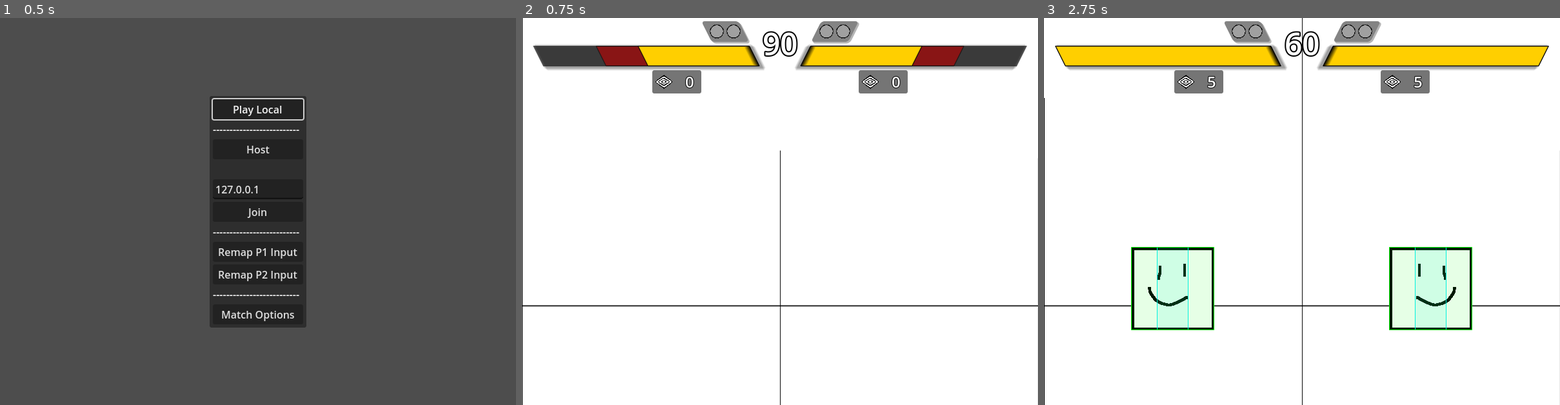
Above: before the commit, frames 1-3 (left to right).
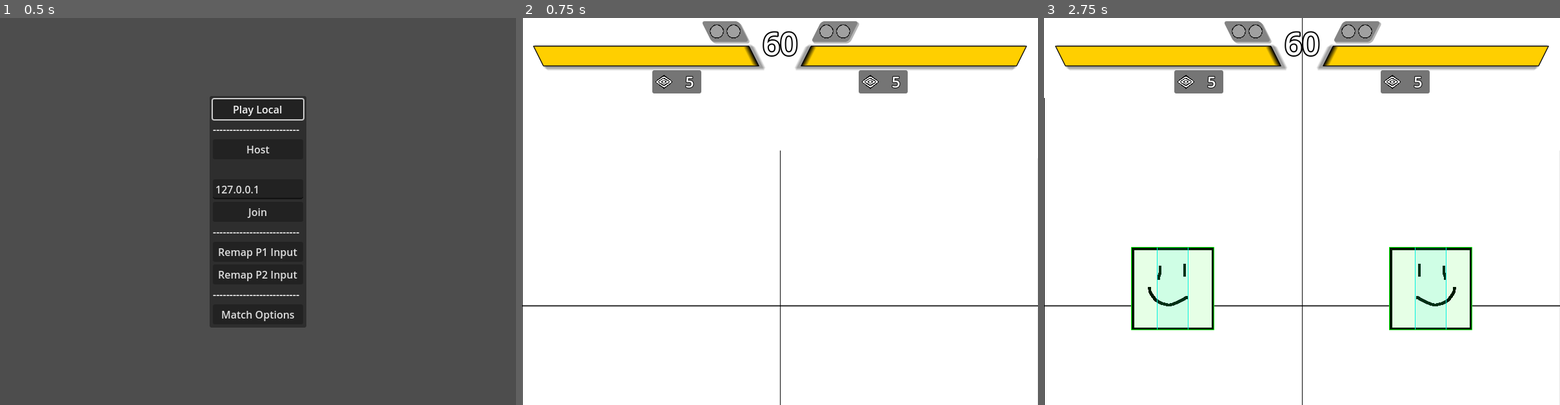
Above: after the commit, the same moments.

Repository: SamBumgardner/spellstrike
Game: Godot game, scene res://network/main.tscn
Same seed, same stepped clock (60 frames per second), same inputs: the game is played once before the commit and once after it.
Inputs (mouse positions are in pixels of both pictures, inside the frame that each line leads up to):
- Up to frame 1 (0.5 s): no input
- Up to frame 2 (0.75 s): click "Play Local" at 0.5 s
- Up to frame 3 (2.75 s): tap Enter at 1.25 s; move the mouse to (1415, 192) at 1.27 s; hold Up 1.28-2 s; click (1415, 192) at 1.42 s; tap Space at 2 s; drag from (1198, 230) to (1276, 288) at 2.02 s

Frame 1 is identical in both runs. In frame 2, 2.5% of the frame differs, in the area x 2-98%, y 3-19%; in frame 3, nothing differs.

Commit message:
improve default values shown as combat starts

Diff:
--- a/game/TestGameplay.gd
+++ b/game/TestGameplay.gd
@@ -82,8 +82,11 @@
     wins_manager.game_won.connect(_on_game_won)
     wins_manager.play_next_round.connect(_on_play_next_round)
 
+    round_timer_display.set_initial_display(match_options.default_ticks_per_round)
     for tracker in [$UI/BattleHUD/RoundsTracker, $UI/BattleHUD/RoundsTracker2]:
         tracker.initialize_rounds(0, MatchOptions.default_rounds_to_win)
+    for counter in [special_counter_1, special_counter_2]:
+        counter.num_specials = 5 # TODO: this will depend on character choice.
 
 func _on_sync_started():
     if match_options == null:
--- a/game/ui/HealthTracker.tscn
+++ b/game/ui/HealthTracker.tscn
@@ -29,7 +29,7 @@
 custom_minimum_size = Vector2(0, 32)
 layout_mode = 2
 theme = ExtResource("2_rl4ad")
-value = 50.0
+value = 100.0
 fill_mode = 1
 show_percentage = false
 
@@ -43,7 +43,7 @@
 anchor_bottom = 1.0
 grow_horizontal = 2
 theme = ExtResource("3_jgjos")
-value = 70.0
+value = 100.0
 fill_mode = 1
 show_percentage = false
 
--- a/game/ui/round_timer_display.gd
+++ b/game/ui/round_timer_display.gd
@@ -8,6 +8,9 @@
         update_seconds_remaining_display()
 
 var seconds_remaining: int = 0
+
+func set_initial_display(ticks_per_round: int) -> void:
+    seconds_remaining_label.text = str(ticks_to_seconds(ticks_per_round))
 
 func update_seconds_remaining_display() -> void:
     if tracked_timer != null and not tracked_timer.is_stopped():
